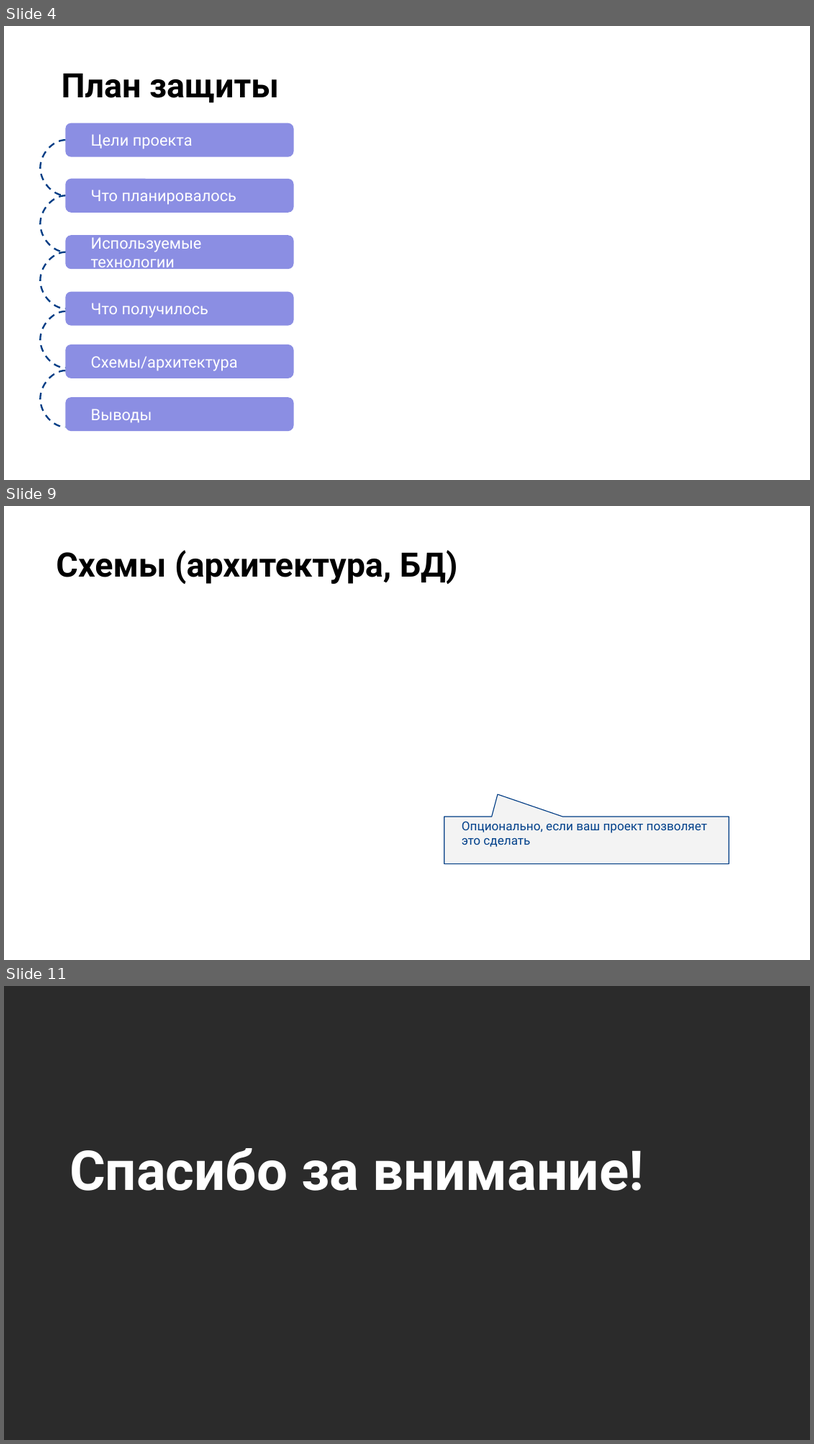
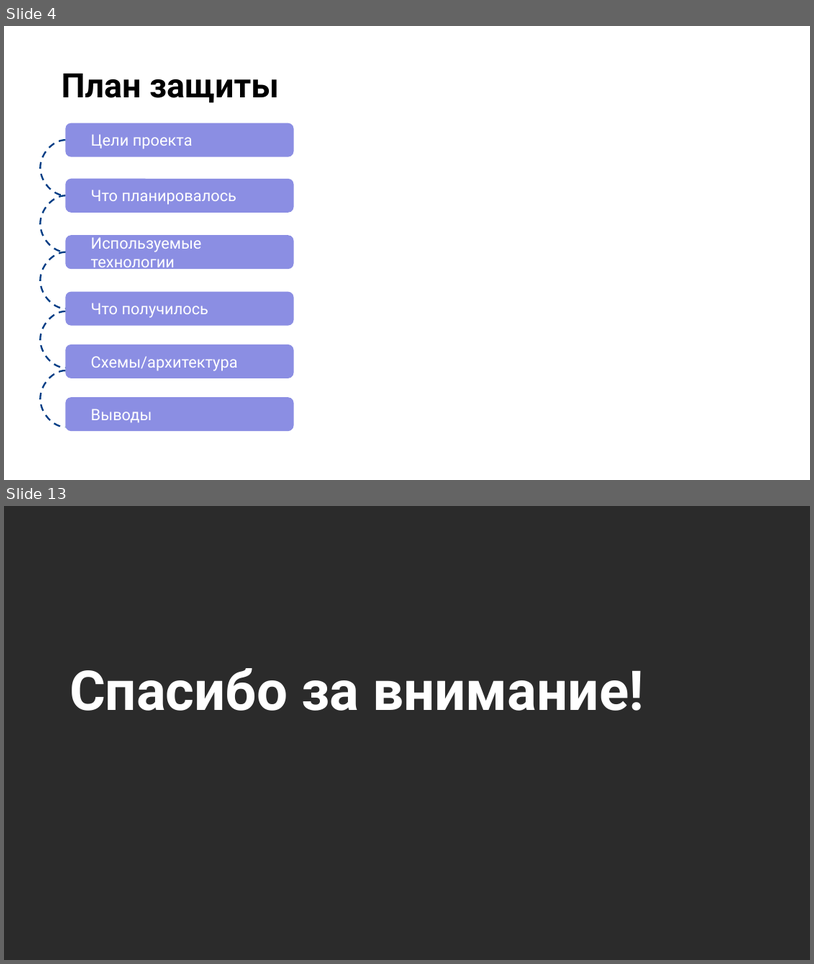
Before and after one commit to kochnevd/course-microservices, a slide deck: course-project/materials/Защита проекта.pptx. Shown one above the other, each under a label of ours: slides 4, 9 and 11 before the commit, slides 4 and 13 after it; the slides between them are not shown. The pictures are 814x1444 and 814x964 pixels, drawn with LibreOffice and Linux fonts; fonts in the diff are those of the drawing; background and template pictures are left out; a plain dark background stands for a picture behind light text. Boxes give left, top, right and bottom in pixels: in the first picture for what was removed or moved away, otherwise in the second. Text is boxed around its words. In the diff, an @@ line names an element or a change of style, - is before the commit and + after.

```diff
--- a/course-project/materials/Защита проекта.pptx
+++ b/course-project/materials/Защита проекта.pptx
@@ slide 9 removed at [4, 506, 810, 960], background picture (left out) @@
@@ title removed at [56, 550, 458, 584] @@
-Схемы (архитектура, БД)
@@ speech box removed at [445, 816, 729, 863] @@
-Опционально, если ваш проект позволяет это сделать
@@ what was slide 11 is now slide 13 @@
```
Also in this commit, not shown: 1 slide changed, 8 slides added, 12 other slides removed.
